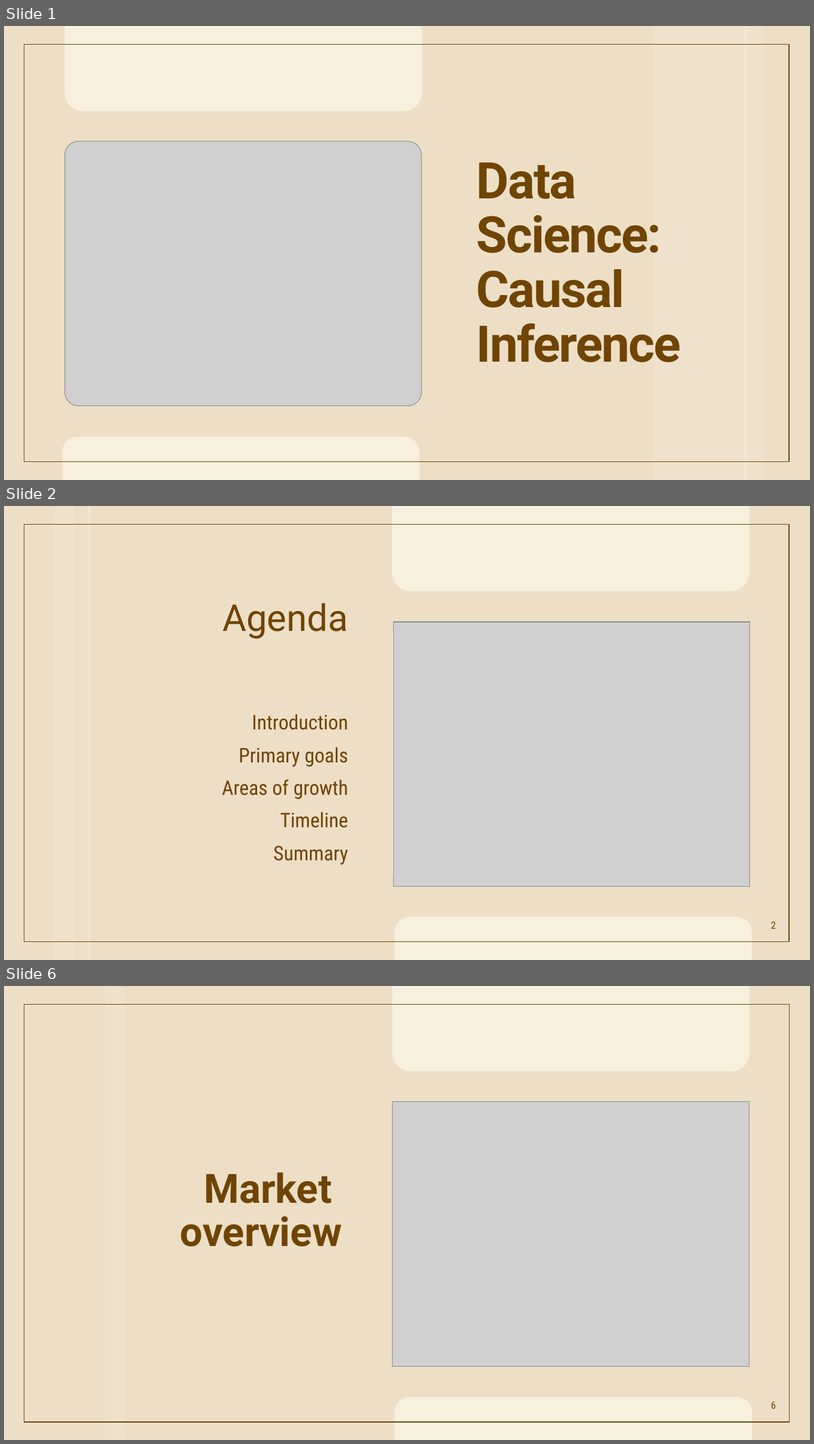
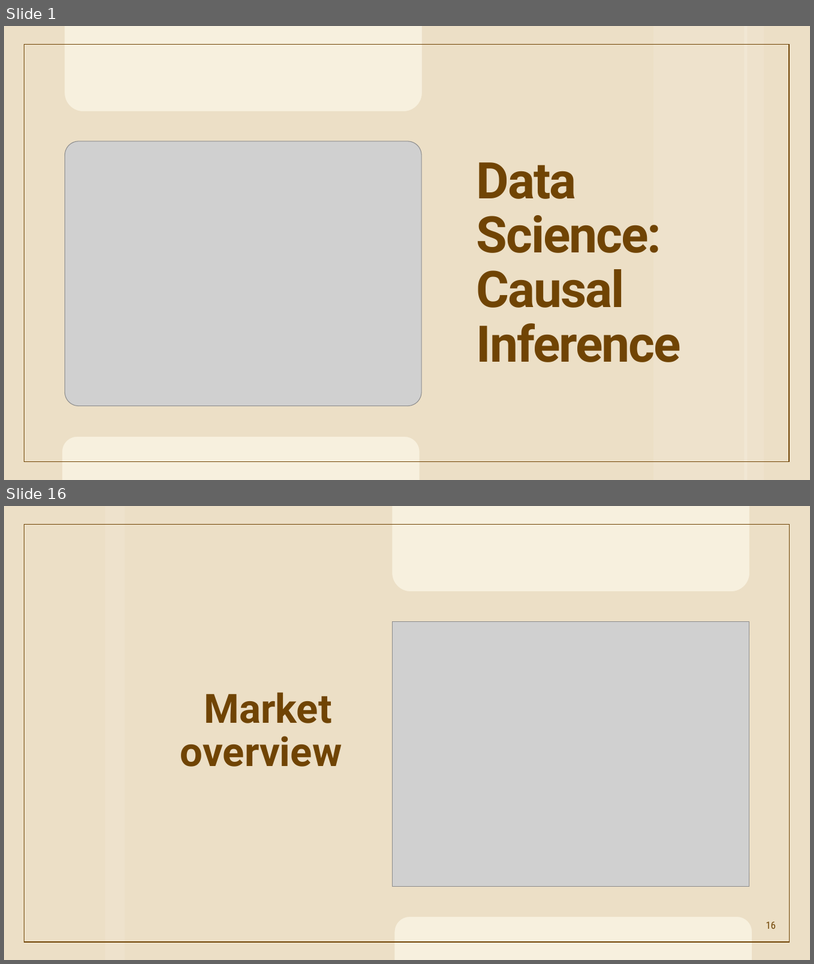
Before and after one commit to FaatimahMajothi98/Causal-Inference-Analysis, a slide deck: Causal Inference.pptx. Shown one above the other, each under a label of ours: slides 1, 2 and 6 before the commit, slides 1 and 16 after it; the slides between them are not shown. The pictures are 814x1444 and 814x964 pixels, drawn with LibreOffice and Linux fonts; fonts in the diff are those of the drawing; grey boxes stand for pictures; background and template pictures are left out. Boxes give left, top, right and bottom in pixels: in the first picture for what was removed or moved away, otherwise in the second. Text is boxed around its words. In the diff, an @@ line names an element or a change of style, - is before the commit and + after.

Commit message:
Images saved, presentation added (incomplete)

```diff
--- a/Causal Inference.pptx
+++ b/Causal Inference.pptx
@@ slide 2 removed at (4,506,810,960), background #F7F0DE; not listed: 1 template element that a slide beside it also shows @@
@@ freeform shape removed at (4,506,810,960) @@
@@ rectangle removed at (54,506,74,960) @@
@@ rectangle removed at (87,506,90,960) @@
@@ title removed at (222,603,348,639) @@
-Agenda
@@ picture removed at (393,622,750,886) @@
@@ text removed at (222,714,348,864) @@
-Introduction
-Primary goals
-Areas of growth
-Timeline
-Summary
@@ page number removed at (771,921,776,928) @@
-2
@@ what was slide 6 is now slide 16 @@
@@ page number at (766,921,776,928): text changed @@
-6
+16
```
Also in this commit, not shown: 1 slide changed, 13 slides added, 3 other slides removed, 7 other files.
